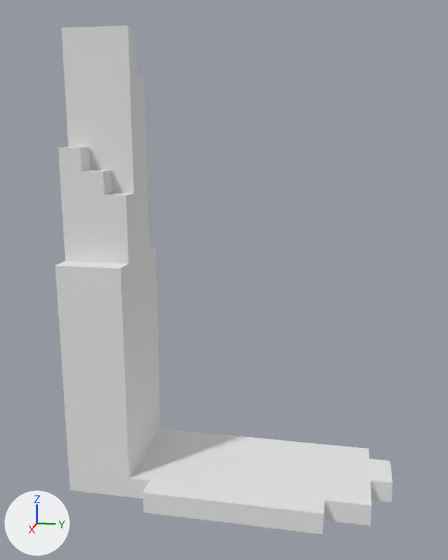
The OBJ model ProyectoFinal/Models/pie_izq_pez.obj: old version first, new version second.
Rendered twice from a 50 mm camera at (2.65, 1.03, 0.86) aimed at (0.01, 0.5, 0.2). Arrows for +X, +Y and +Z are at lower left; the lights stay in place. Where no turn or scale is listed for an object, it has been applied to the vertices.

Objects in the first picture: 'pie_izq_pez'.
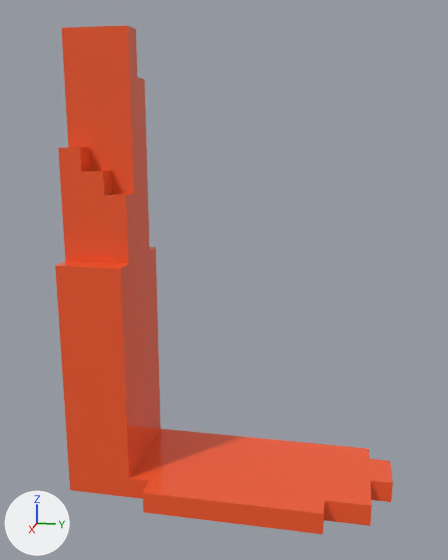
The newer file is also turned or shifted as a whole; pictures and numbers use the older file's frame.

Edits to the scene script, one JSON object a line:
```json
{"op": "add", "block": "img_pie_izq_pez_png", "code": ["img_pie_izq_pez_png = load_image('pie_izq_pez.png', '../Textures/pie_izq_pez.png', 256, 1, 'sRGB')"]}
{"op": "remove", "block": "mat_palette", "code": "mat_palette.base_color = (0.8, 0.8, 0.8)  # white #e7e7e7"}
{"op": "add", "block": "mat_palette", "code": "mat_palette.texture = img_pie_izq_pez_png"}
{"op": "set", "path": "mat_palette.roughness", "old": "1.0", "new": "0.0"}
```

Pixel boxes [x1, y1, x2, y2] of what changed, in the pictures (448 x 560 px):
```json
{"object": "pie_izq_pez", "change": "surface changed", "before": [55, 26, 393, 534], "after": [55, 26, 393, 534], "on screen": "grey to red"}
```
